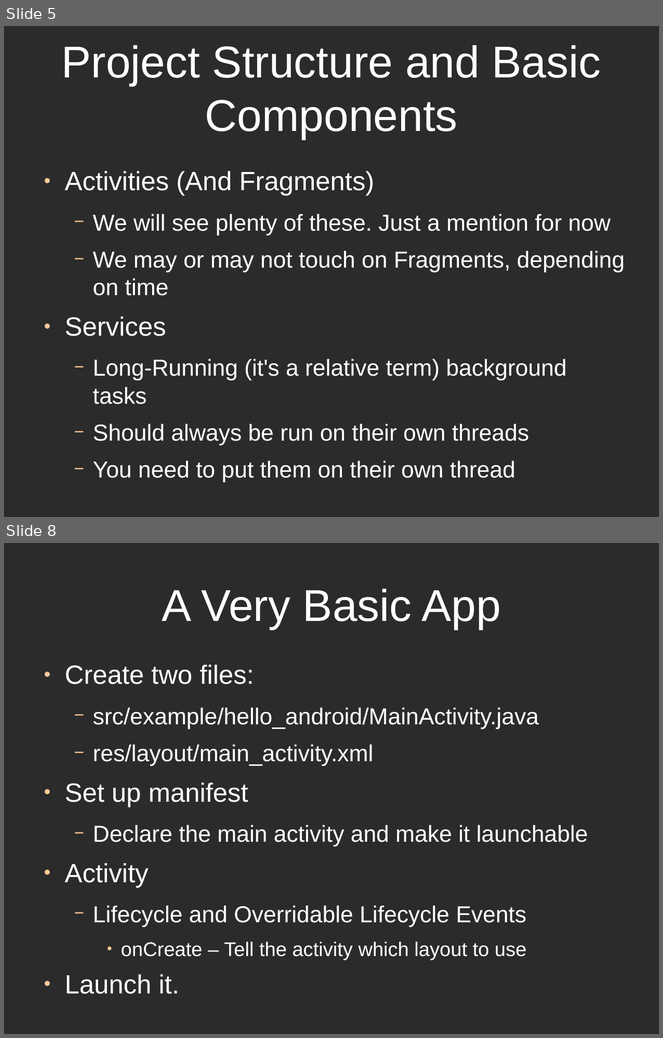
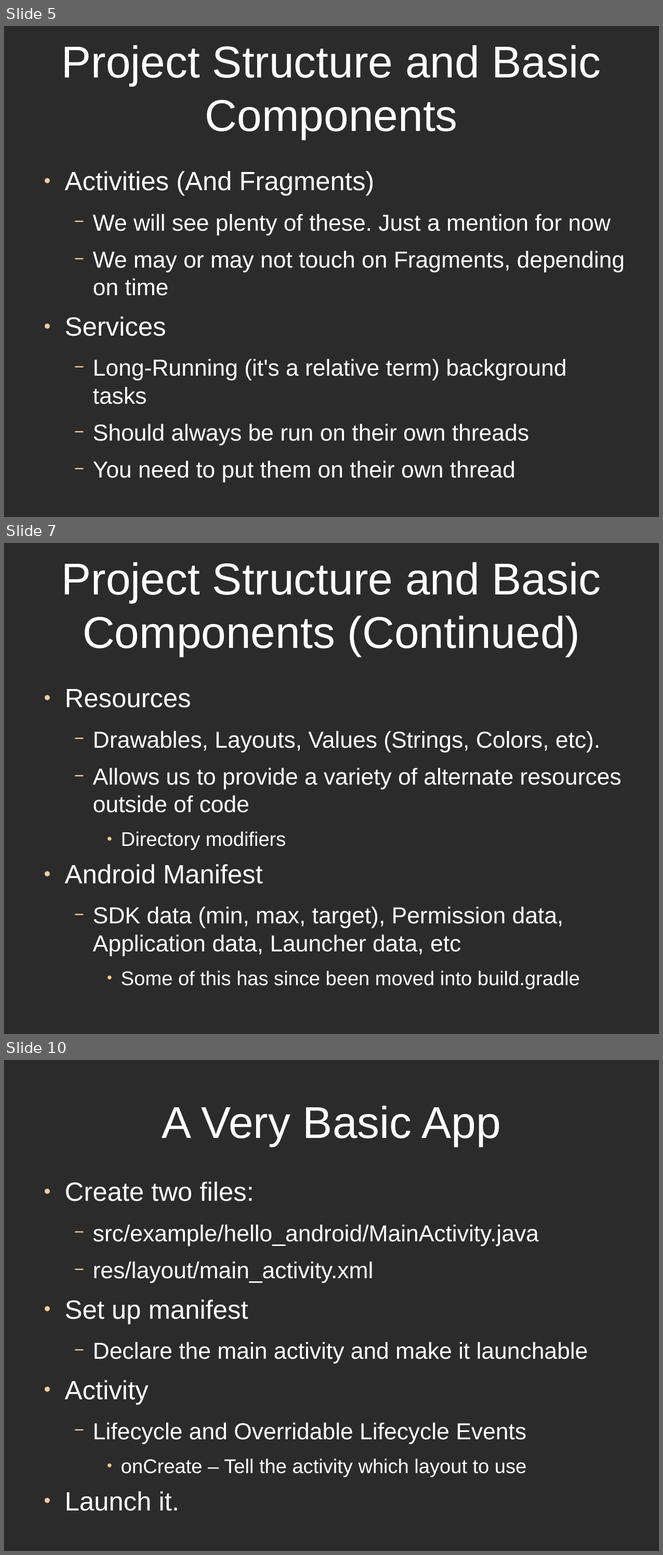
Before and after one commit to alphonzo79/HelloAndroidExample, a slide deck: HelloAndroidPresentationSlides.odp. Shown one above the other, each under a label of ours: slides 5 and 8 before the commit, slides 5, 7 and 10 after it; the slides between them are not shown. The pictures are 663x1038 and 663x1555 pixels, drawn with LibreOffice and Linux fonts; fonts in the diff are those of the drawing; background and template pictures are left out; a plain dark background stands for a picture behind light text. Boxes give left, top, right and bottom in pixels: in the first picture for what was removed or moved away, otherwise in the second. Text is boxed around its words. In the diff, an @@ line names an element or a change of style, - is before the commit and + after.

Commit message:
Updating slides and gradle files

```diff
--- a/HelloAndroidPresentationSlides.odp
+++ b/HelloAndroidPresentationSlides.odp
@@ slide 7 added at [4,543,659,1034], background picture (left out) @@
@@ title added at [62,562,601,656], 54 pt, text #FFFFFF @@
+Project Structure and Basic Components (Continued)
@@ text added at [65,689,621,990], 28 pt, text #FFFFFF @@
+● Resources
+  − Drawables, Layouts, Values (Strings, Colors, etc).
+  − Allows us to provide a variety of alternate resources outside of code
+    ● Directory modifiers
+● Android Manifest
+  − SDK data (min, max, target), Permission data, Application data, Launcher data, etc
+    ● Some of this has since been moved into build.gradle
@@ what was slide 8 is now slide 10 @@
```
Also in this commit, not shown: 4 slides changed, 3 other slides added, 2 slides removed, 3 other files.
